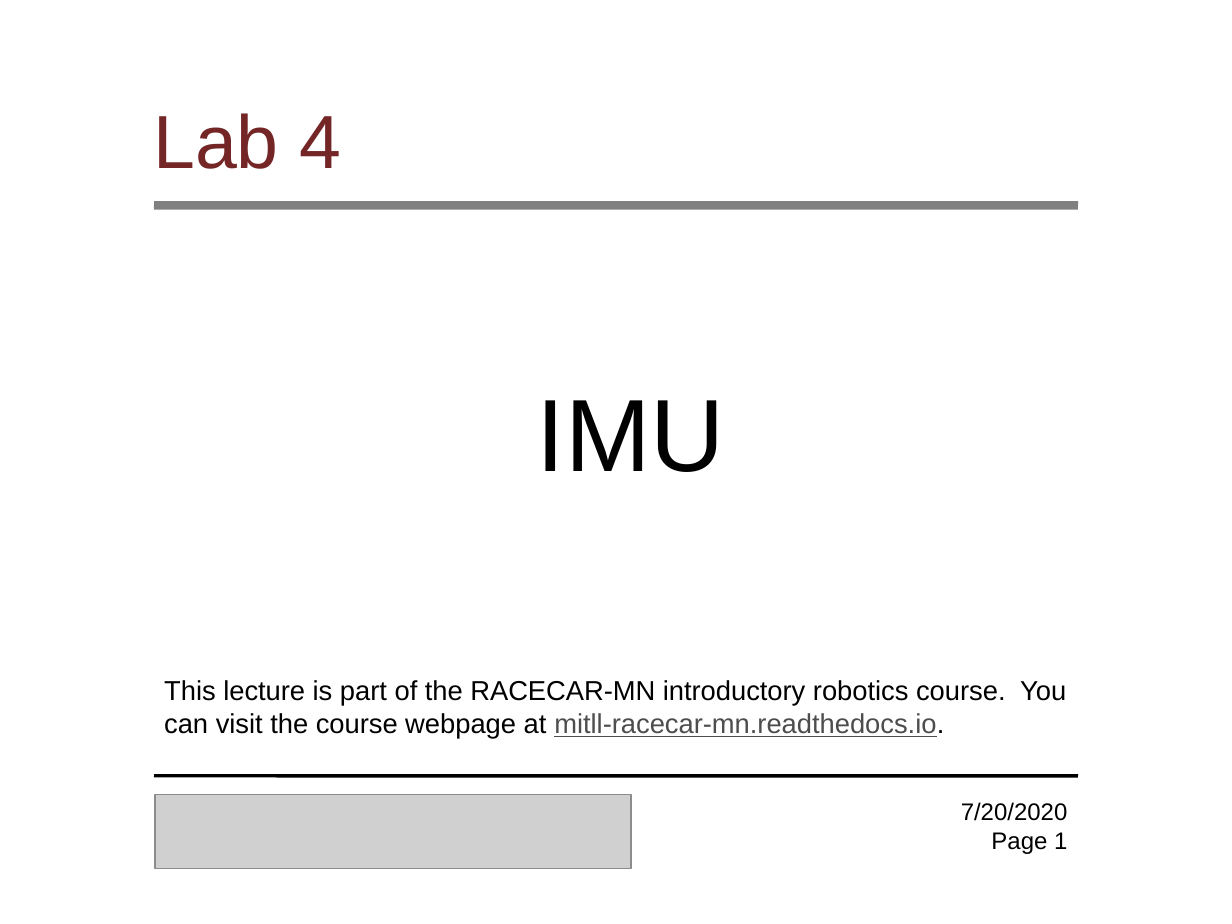
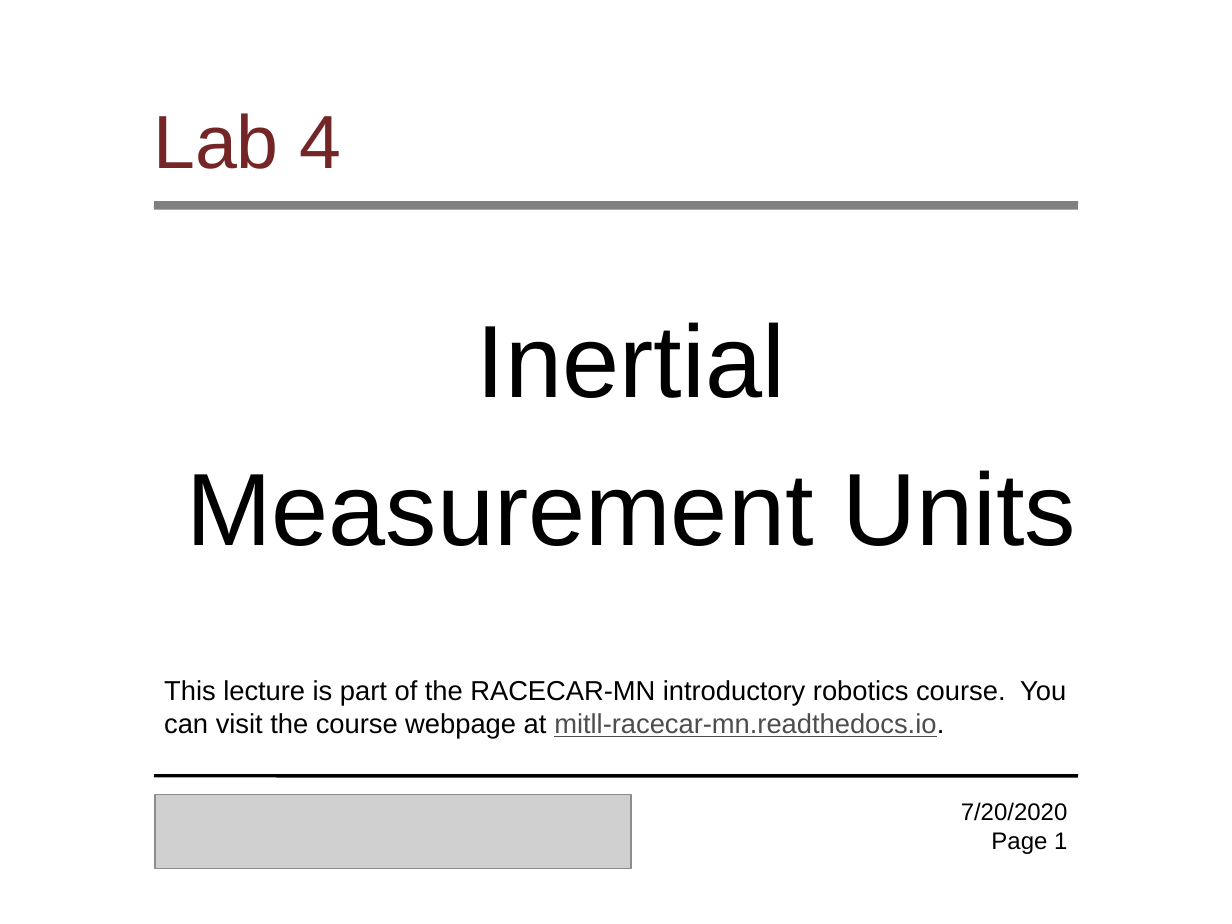
Before and after one commit to Samyak-code/Instructorfiles, a slide deck: slide 1 of lectures/Lab4.pptx. Drawn at 1232x924 pixels with LibreOffice and Linux fonts; fonts in the diff are those of the drawing; grey boxes stand for pictures; background and template pictures are left out. Boxes give left, top, right and bottom in pixels: in the first picture for what was removed or moved away, otherwise in the second. Text is boxed around its words. In the diff, an @@ line names an element or a change of style, - is before the commit and + after.

```diff
--- a/lectures/Lab4.pptx
+++ b/lectures/Lab4.pptx
@@ text at [186,322,1076,546]: text changed @@
-IMU
+Inertial Measurement Units
```
Also in this commit, not shown: 6 other slides changed, 1 other file.
